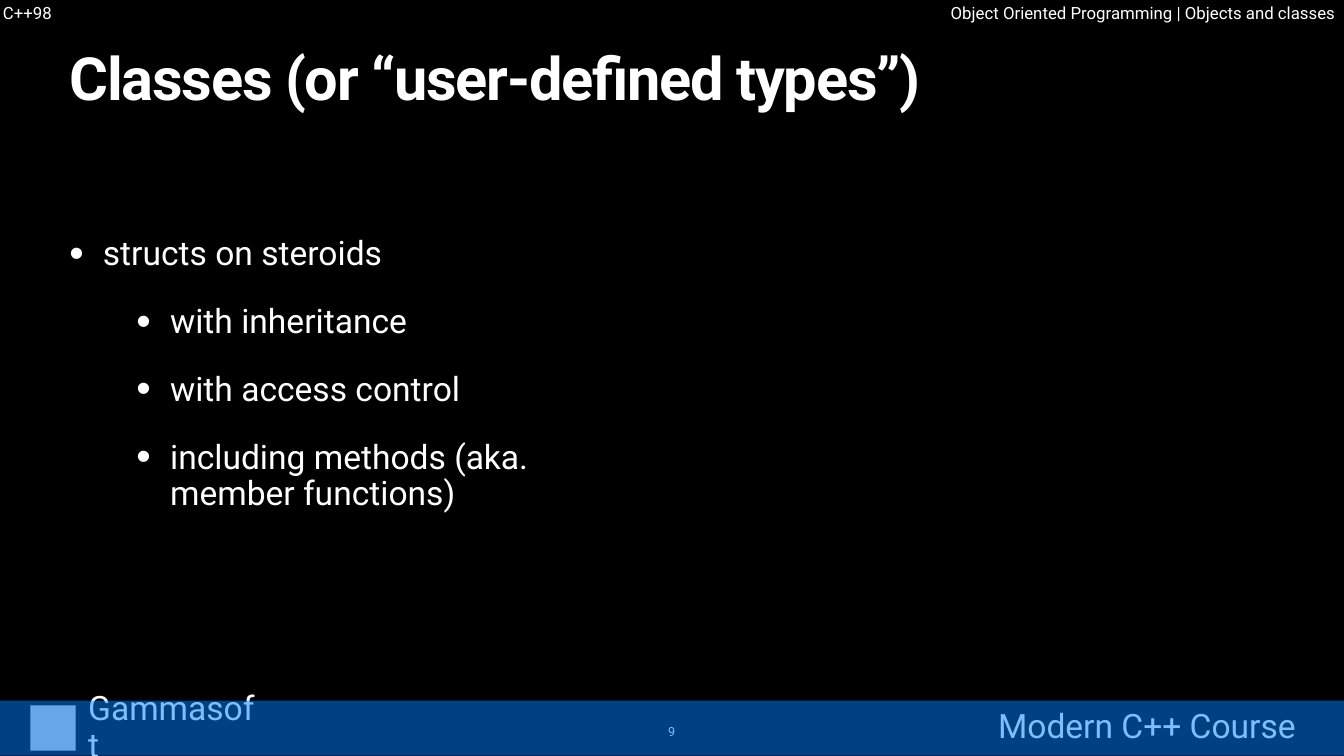
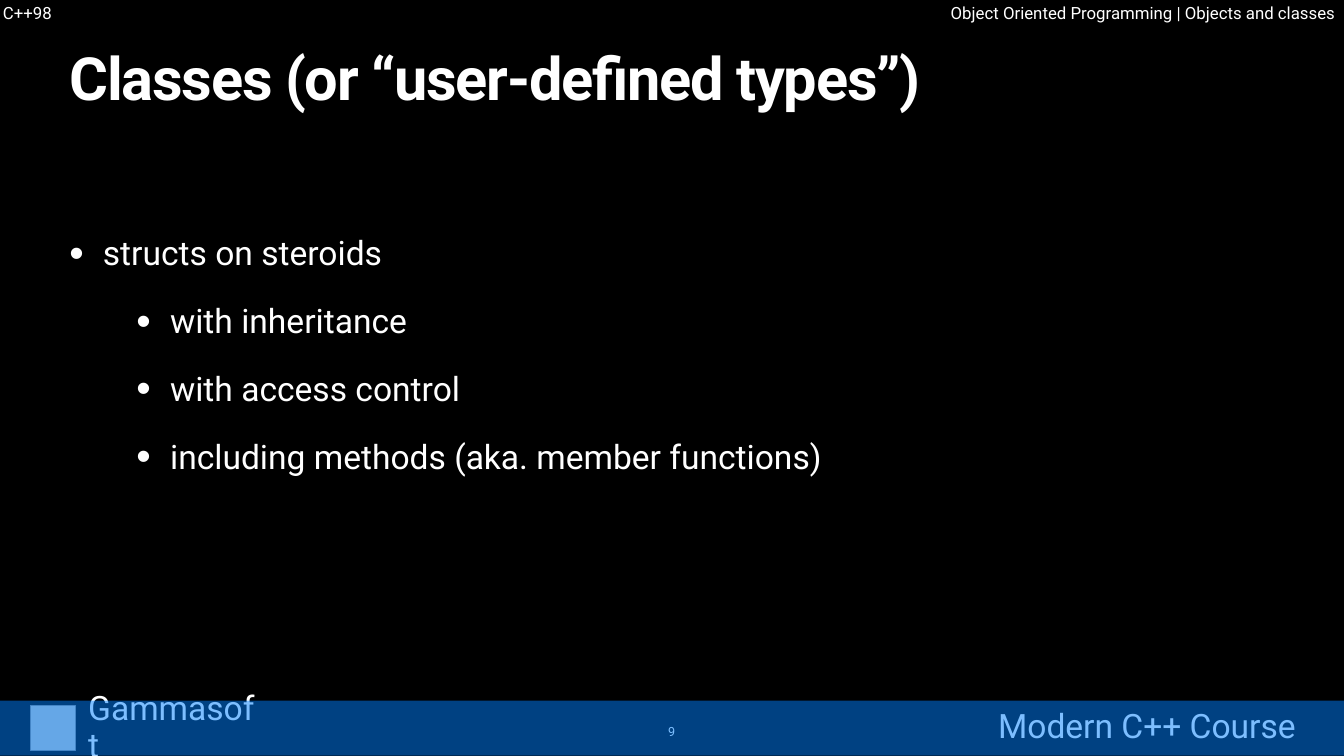
Before and after one commit to gammasoft71/cpp_modern_course, a slide deck: slide 9 of course/powerpoints/object_oriented_programming.pptx. Drawn at 1344x756 pixels with LibreOffice and Linux fonts; fonts in the diff are those of the drawing; grey boxes stand for pictures. Boxes give left, top, right and bottom in pixels: in the first picture for what was removed or moved away, otherwise in the second. Text is boxed around its words. In the diff, an @@ line names an element or a change of style, - is before the commit and + after.

```diff
--- a/course/powerpoints/object_oriented_programming.pptx
+++ b/course/powerpoints/object_oriented_programming.pptx
@@ text "structs on steroids" rewrapped from [103,239,528,513] to [103,239,821,477] @@
```
Also in this commit, not shown: 3 other slides changed, 15 slides added.
